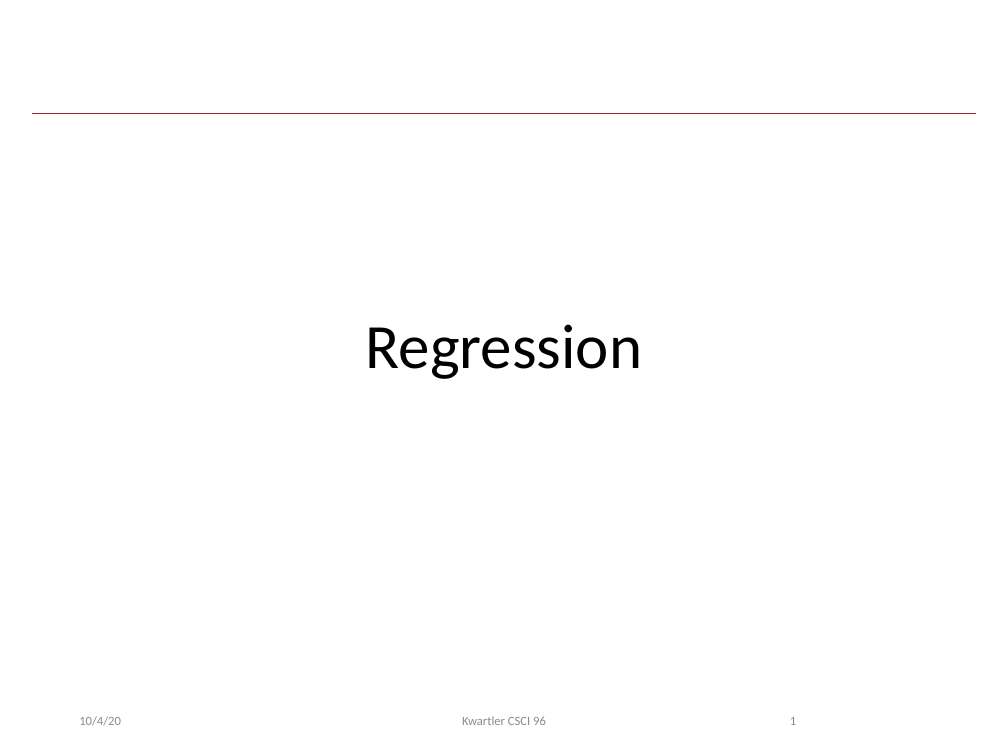
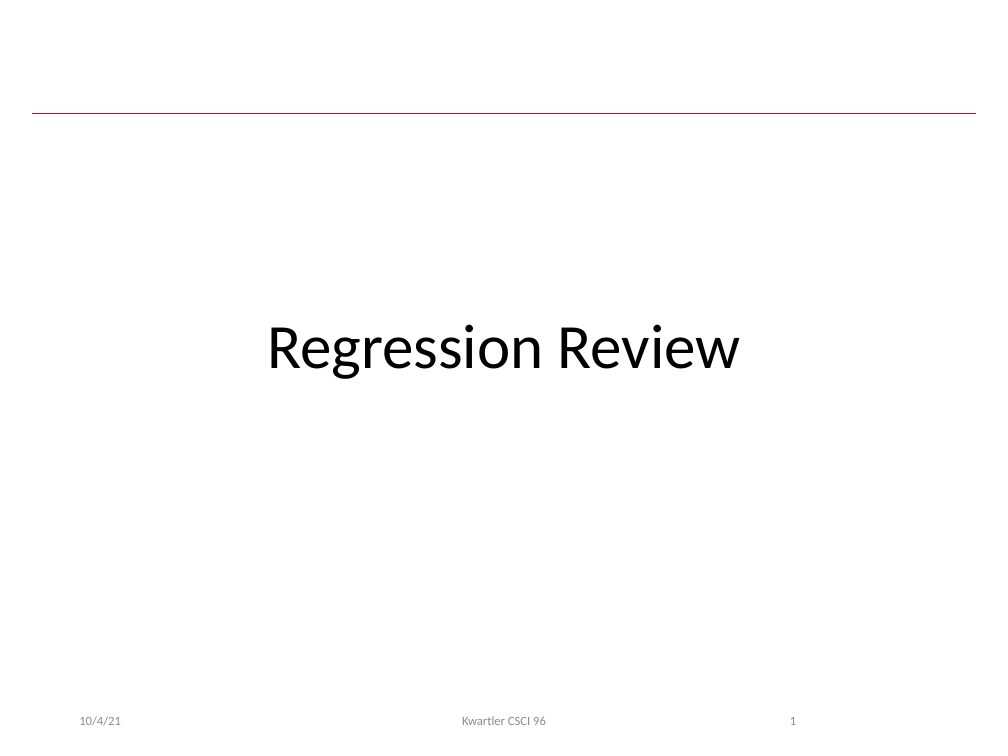
Before and after one commit to kwartler/Harvard_DataMining_Business_Student, a slide deck: slide 1 of Lessons/E_LogReg/Regression_review.pptx. Drawn at 1008x756 pixels with LibreOffice and Linux fonts; fonts in the diff are those of the drawing; background and template pictures are left out. Boxes give left, top, right and bottom in pixels: in the first picture for what was removed or moved away, otherwise in the second. Text is boxed around its words. In the diff, an @@ line names an element or a change of style, - is before the commit and + after.

Commit message:
adjust logistic regression lesson

```diff
--- a/Lessons/E_LogReg/Regression_review.pptx
+++ b/Lessons/E_LogReg/Regression_review.pptx
@@ title at box(267, 324, 741, 379): text changed @@
-Regression
+Regression Review
@@ text at box(79, 716, 121, 726): text changed @@
-10/4/20
+10/4/21
```
Also in this commit, not shown: 6 other slides changed, 24 slides removed, 9 other files.
